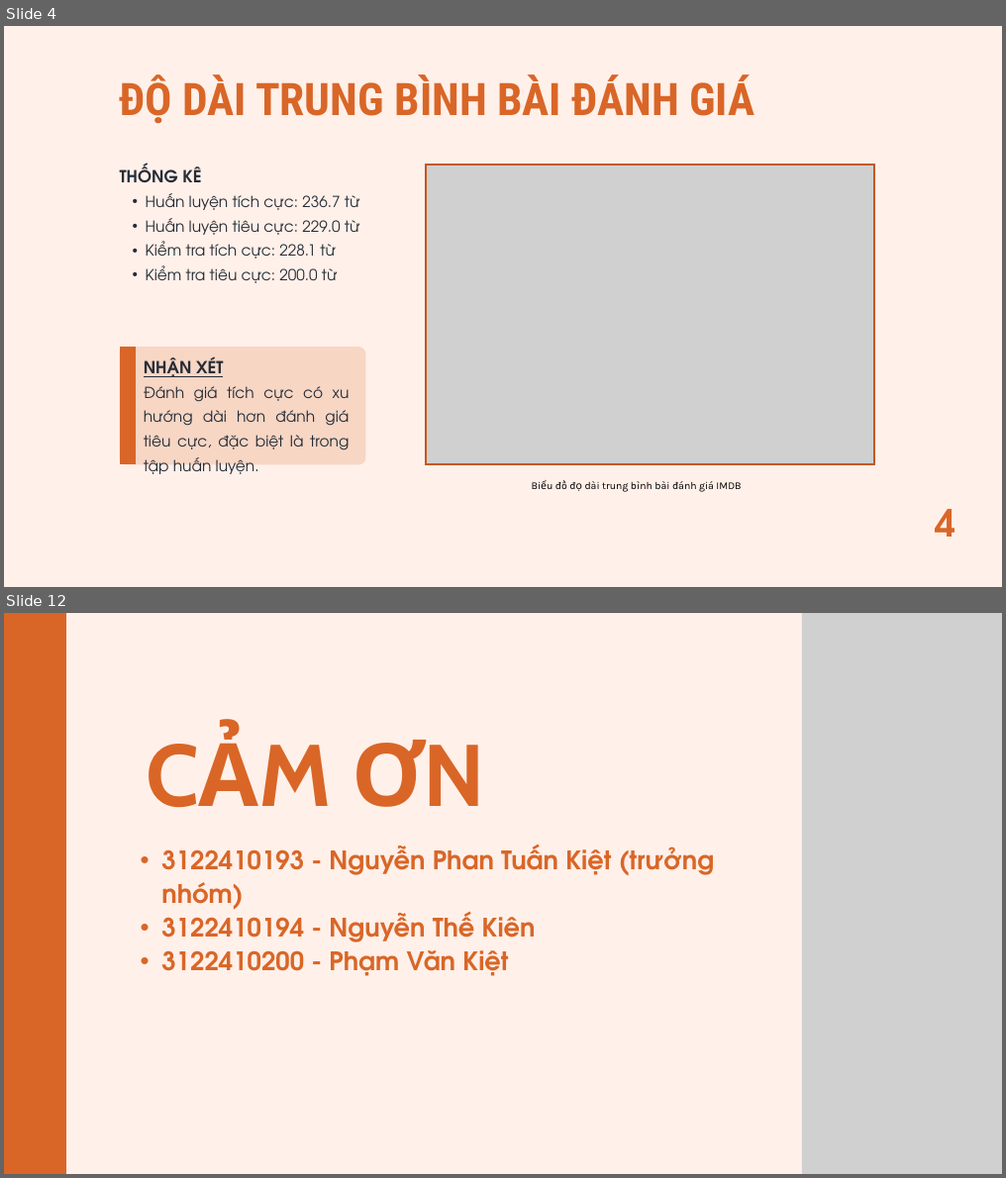
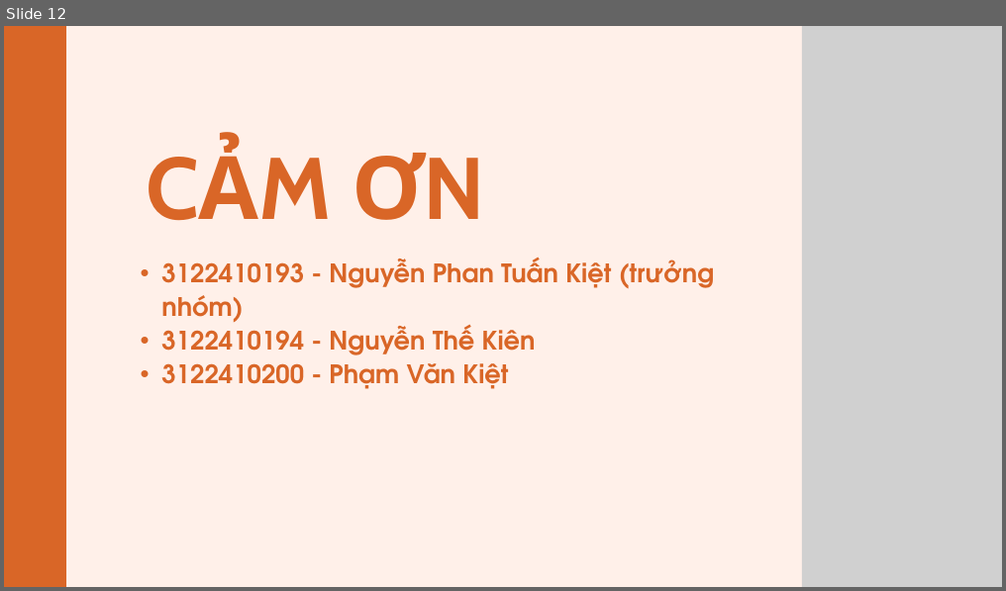
Before and after one commit to kietng04/NCKH, a slide deck: Bài 4 - Khảo sát đề tài/EDA Analyst.pptx. Shown one above the other, each under a label of ours: slides 4 and 12 before the commit, slide 12 after it; the slides between them are not shown. The pictures are 1006x1178 and 1006x591 pixels, drawn with LibreOffice and Linux fonts; fonts in the diff are those of the drawing; grey boxes stand for pictures. Boxes give left, top, right and bottom in pixels: in the first picture for what was removed or moved away, otherwise in the second. Text is boxed around its words. In the diff, an @@ line names an element or a change of style, - is before the commit and + after.

```diff
--- a/Bài 4 - Khảo sát đề tài/EDA Analyst.pptx
+++ b/Bài 4 - Khảo sát đề tài/EDA Analyst.pptx
@@ slide 4 removed at <box>4,26,1002,587</box>, background #FFF0E9 @@
@@ text removed at <box>120,75,754,124</box> @@
-ĐỘ DÀI TRUNG BÌNH BÀI ĐÁNH GIÁ
@@ text removed at <box>120,165,360,283</box> @@
-THỐNG KÊ
-  • Huấn luyện tích cực: 236.7 từ
-  • Huấn luyện tiêu cực: 229.0 từ
-  • Kiểm tra tích cực: 228.1 từ
-  • Kiểm tra tiêu cực: 200.0 từ
@@ picture removed at <box>426,165,874,466</box> @@
@@ freeform shape removed at <box>119,347,365,466</box> @@
@@ freeform shape removed at <box>119,347,136,466</box> @@
@@ text removed at <box>144,357,350,474</box> @@
-NHẬN XÉT
-Đánh giá tích cực có xu hướng dài hơn đánh giá tiêu cực, đặc biệt là trong tập huấn luyện.
@@ text removed at <box>555,481,741,492</box> @@
-Biểu đồ đọ dài trung bình bài đánh giá IMDB
@@ text removed at <box>936,509,956,537</box> @@
-4
```
Also in this commit, not shown: 4 slides changed, 7 slides added, 6 other slides removed.
